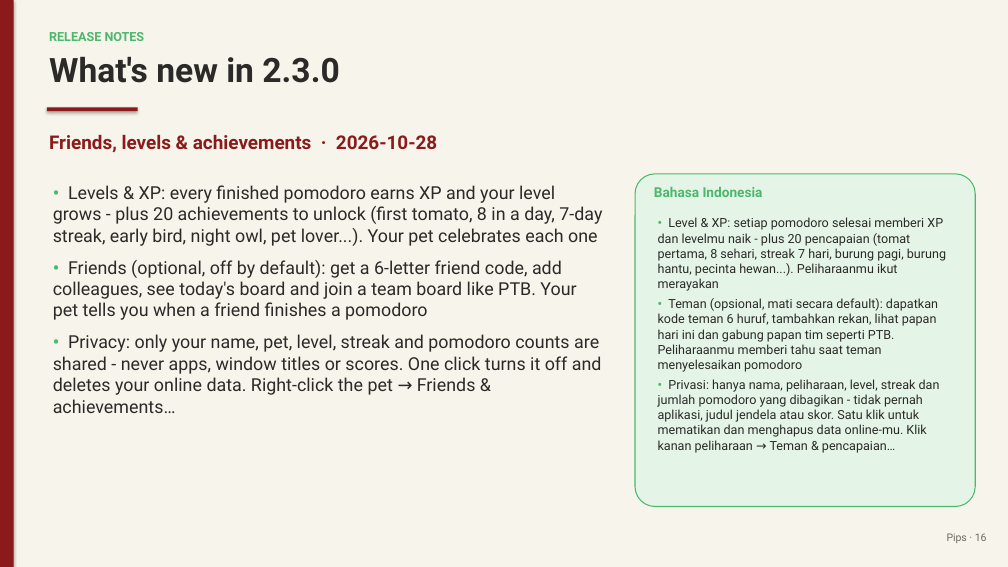
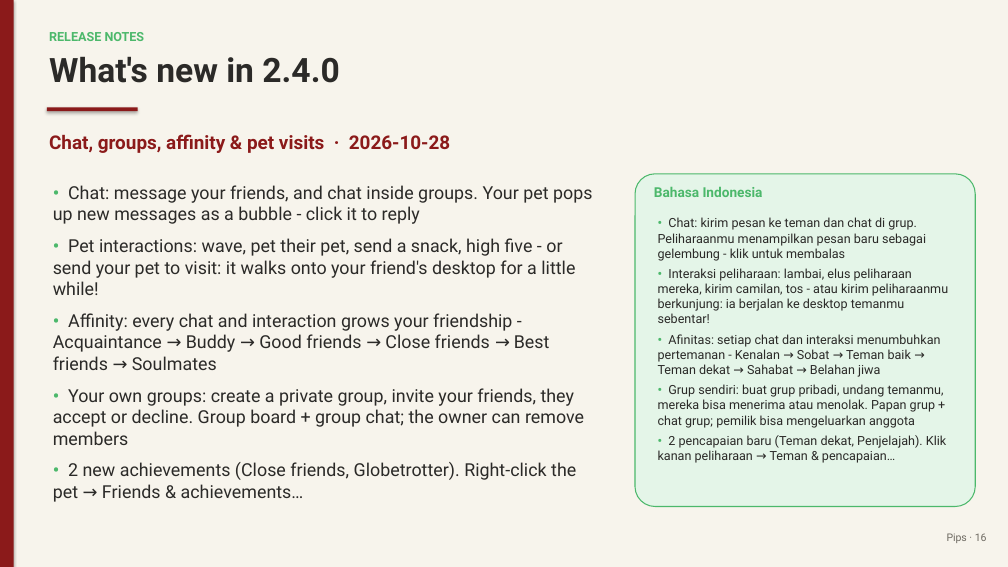
Before and after one commit to juw12/projects, a slide deck: slide 16 of apps/pips/web/download/Pips-Guide.pptx. Drawn at 1008x567 pixels with LibreOffice and Linux fonts; fonts in the diff are those of the drawing. Boxes give left, top, right and bottom in pixels: in the first picture for what was removed or moved away, otherwise in the second. Text is boxed around its words. In the diff, an @@ line names an element or a change of style, - is before the commit and + after.

Commit message:
pips 2.4.0: Chat, groups, affinity & pet visits

```diff
--- a/apps/pips/web/download/Pips-Guide.pptx
+++ b/apps/pips/web/download/Pips-Guide.pptx
@@ text at (x1=49, y1=56, x2=339, y2=83): text changed @@
-What's new in 2.3.0
+What's new in 2.4.0
@@ text at (x1=49, y1=134, x2=450, y2=153): text changed @@
-Friends, levels & achievements · 2026-10-28
+Chat, groups, affinity & pet visits · 2026-10-28
@@ text at (x1=53, y1=185, x2=592, y2=502): text changed @@
-• Levels & XP: every finished pomodoro earns XP and your level grows - plus 20 achievements to unlock (first tomato, 8 in a day, 7-day streak, early bird, night owl, pet lover...). Your pet celebrates each one
-• Friends (optional, off by default): get a 6-letter friend code, add colleagues, see today's board and join a team board like PTB. Your pet tells you when a friend finishes a pomodoro
-• Privacy: only your name, pet, level, streak and pomodoro counts are shared - never apps, window titles or scores. One click turns it off and deletes your online data. Right-click the pet → Friends & achievements…
+• Chat: message your friends, and chat inside groups. Your pet pops up new messages as a bubble - click it to reply
+• Pet interactions: wave, pet their pet, send a snack, high five - or send your pet to visit: it walks onto your friend's desktop for a little while!
+• Affinity: every chat and interaction grows your friendship - Acquaintance → Buddy → Good friends → Close friends → Best friends → Soulmates
+• Your own groups: create a private group, invite your friends, they accept or decline. Group board + group chat; the owner can remove members
+• 2 new achievements (Close friends, Globetrotter). Right-click the pet → Friends & achievements…
@@ text at (x1=658, y1=217, x2=948, y2=463): text changed @@
-• Level & XP: setiap pomodoro selesai memberi XP dan levelmu naik - plus 20 pencapaian (tomat pertama, 8 sehari, streak 7 hari, burung pagi, burung hantu, pecinta hewan...). Peliharaanmu ikut merayakan
-• Teman (opsional, mati secara default): dapatkan kode teman 6 huruf, tambahkan rekan, lihat papan hari ini dan gabung papan tim seperti PTB. Peliharaanmu memberi tahu saat teman menyelesaikan pomodoro
-• Privasi: hanya nama, peliharaan, level, streak dan jumlah pomodoro yang dibagikan - tidak pernah aplikasi, judul jendela atau skor. Satu klik untuk mematikan dan menghapus data online-mu. Klik kanan peliharaan → Teman & pencapaian…
+• Chat: kirim pesan ke teman dan chat di grup. Peliharaanmu menampilkan pesan baru sebagai gelembung - klik untuk membalas
+• Interaksi peliharaan: lambai, elus peliharaan mereka, kirim camilan, tos - atau kirim peliharaanmu berkunjung: ia berjalan ke desktop temanmu sebentar!
+• Afinitas: setiap chat dan interaksi menumbuhkan pertemanan - Kenalan → Sobat → Teman baik → Teman dekat → Sahabat → Belahan jiwa
+• Grup sendiri: buat grup pribadi, undang temanmu, mereka bisa menerima atau menolak. Papan grup + chat grup; pemilik bisa mengeluarkan anggota
+• 2 pencapaian baru (Teman dekat, Penjelajah). Klik kanan peliharaan → Teman & pencapaian…
```
Also in this commit, not shown: 3 other slides changed, 9 other files.
